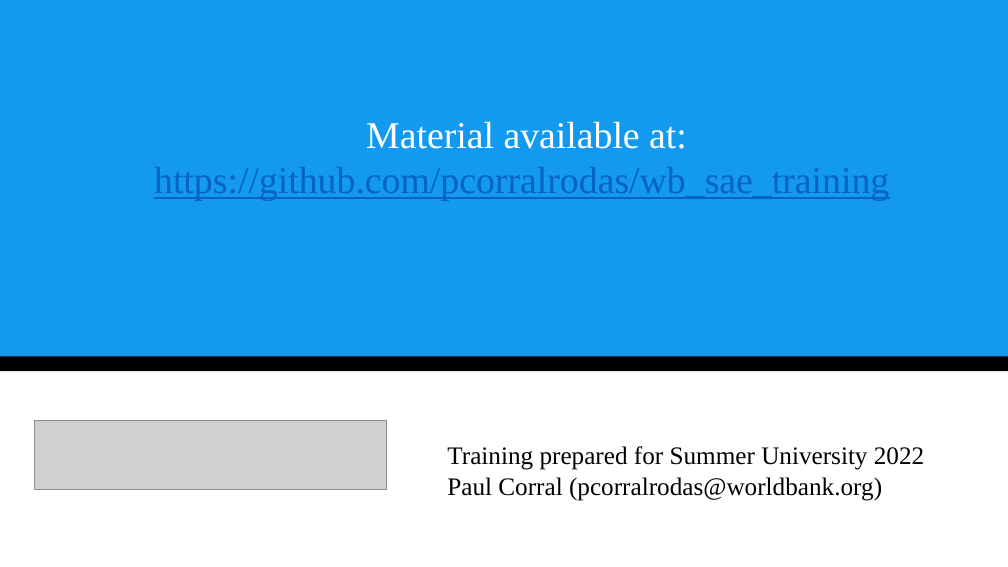
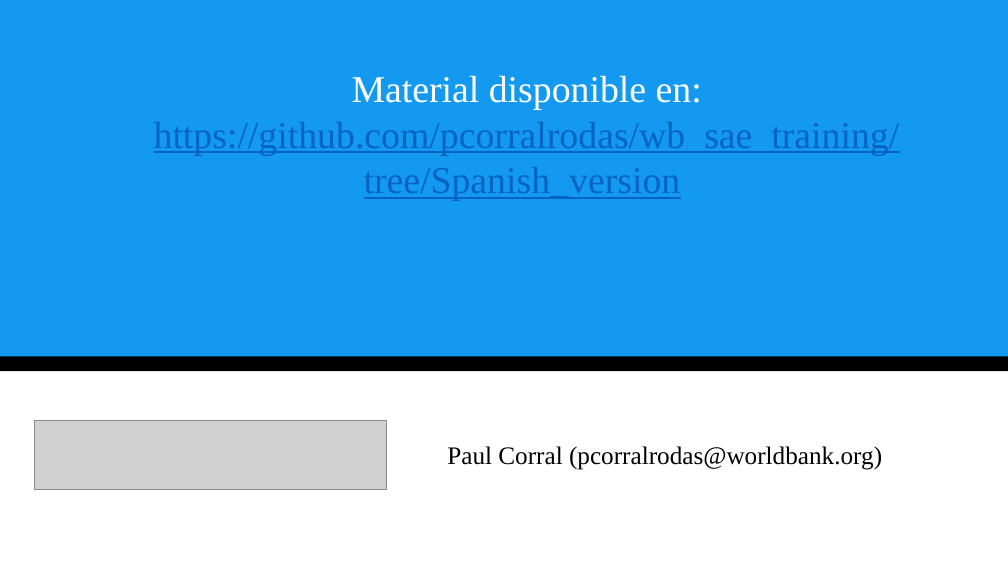
Before and after one commit to pcorralrodas/wb_sae_training, a slide deck: slide 2 of 03.Presentations/Small Area Estimation.pptx. Drawn at 1008x567 pixels with LibreOffice and Linux fonts; fonts in the diff are those of the drawing; grey boxes stand for pictures. Boxes give left, top, right and bottom in pixels: in the first picture for what was removed or moved away, otherwise in the second. Text is boxed around its words. In the diff, an @@ line names an element or a change of style, - is before the commit and + after.

```diff
--- a/03.Presentations/Small Area Estimation.pptx
+++ b/03.Presentations/Small Area Estimation.pptx
@@ title at (x1=154, y1=75, x2=900, y2=201): text changed @@
-Material available at:
-https://github.com/pcorralrodas/wb_sae_training
+Material disponible en:
+https://github.com/pcorralrodas/wb_sae_training/tree/Spanish_version
@@ text at (x1=447, y1=446, x2=924, y2=470): paragraph removed @@
-Training prepared for Summer University 2022
```
Also in this commit, not shown: 12 other slides changed, 11 slides added, 9 slides removed.
